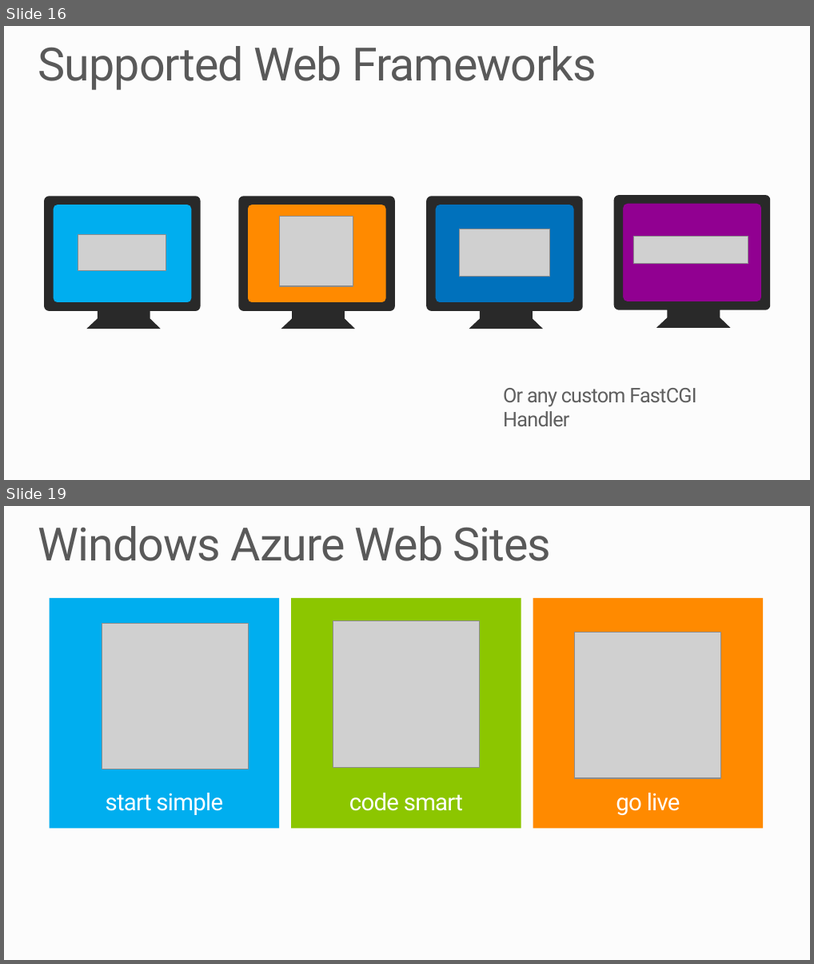
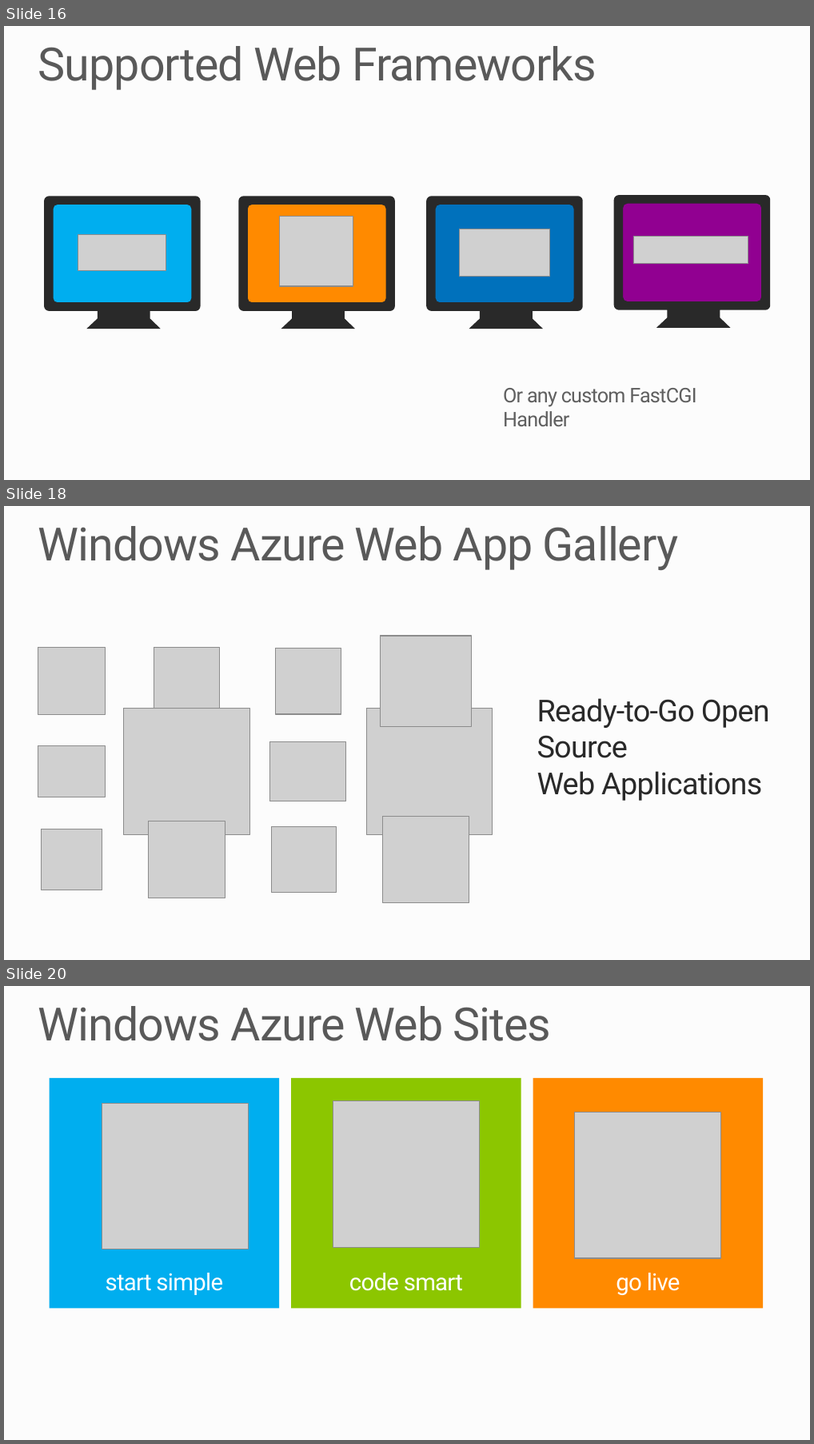
Before and after one commit to raz2/PRESENTATION-WindowsAzureWebSites, a slide deck: WindowsAzureWebSites.pptx. Shown one above the other, each under a label of ours: slides 16 and 19 before the commit, slides 16, 18 and 20 after it; the slides between them are not shown. The pictures are 814x964 and 814x1444 pixels, drawn with LibreOffice and Linux fonts; fonts in the diff are those of the drawing; grey boxes stand for pictures; background and template pictures are left out. Boxes give left, top, right and bottom in pixels: in the first picture for what was removed or moved away, otherwise in the second. Text is boxed around its words. In the diff, an @@ line names an element or a change of style, - is before the commit and + after.

Commit message:
added gallery and store slides

```diff
--- a/WindowsAzureWebSites.pptx
+++ b/WindowsAzureWebSites.pptx
@@ slide 18 added at bbox=[4, 506, 810, 960], background #FCFCFC @@
@@ title added at bbox=[38, 526, 679, 570], 41 pt, text #595959 @@
+Windows Azure Web App Gallery
@@ picture added at bbox=[38, 647, 106, 714] @@
@@ picture added at bbox=[154, 647, 220, 712] @@
@@ picture added at bbox=[275, 648, 341, 714] @@
@@ picture added at bbox=[380, 636, 471, 727] @@
@@ picture added at bbox=[124, 708, 250, 834] @@
@@ picture added at bbox=[366, 708, 492, 834] @@
@@ text added at bbox=[538, 698, 770, 800], 27 pt, text #292929 @@
+Ready-to-Go Open Source
+Web Applications
@@ picture added at bbox=[270, 741, 346, 801] @@
@@ picture added at bbox=[38, 746, 106, 797] @@
@@ picture added at bbox=[382, 816, 469, 902] @@
@@ picture added at bbox=[41, 828, 102, 890] @@
@@ picture added at bbox=[148, 820, 226, 898] @@
@@ picture added at bbox=[271, 826, 336, 892] @@
@@ what was slide 19 is now slide 20 @@
```
Also in this commit, not shown: 1 slide changed, 1 other slide added, 1 slide removed.
